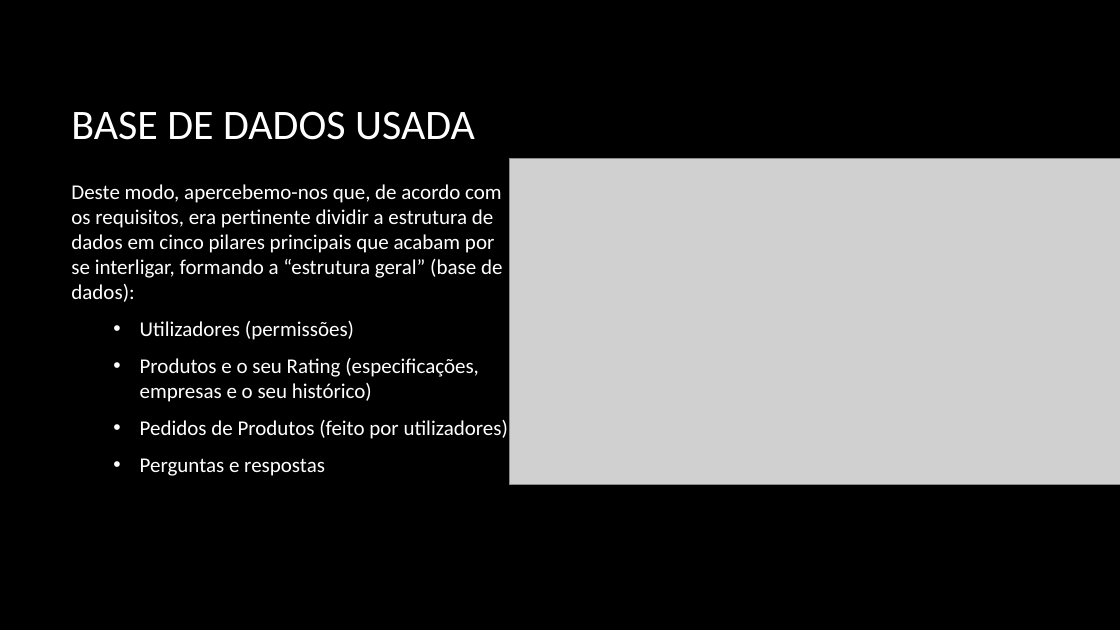
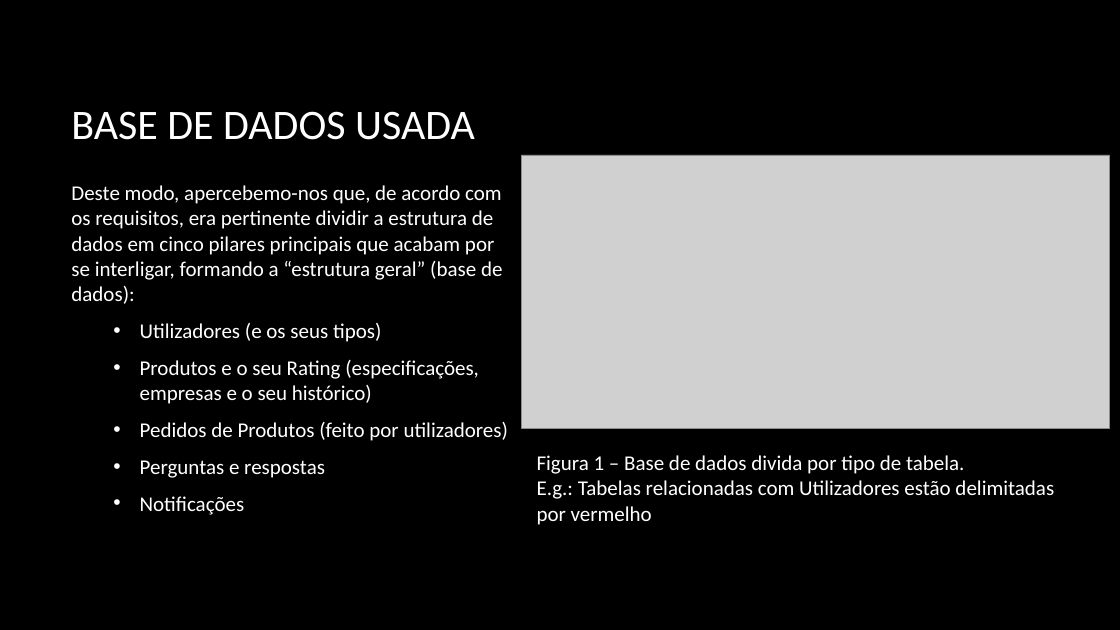
Before and after one commit to PolpEdu/Trabalho-Pr-ticpo, a slide deck: slide 4 of Trabalho prático.pptx. Drawn at 1120x630 pixels with LibreOffice and Linux fonts; fonts in the diff are those of the drawing; grey boxes stand for pictures; background and template pictures are left out. Boxes give left, top, right and bottom in pixels: in the first picture for what was removed or moved away, otherwise in the second. Text is boxed around its words. In the diff, an @@ line names an element or a change of style, - is before the commit and + after.

```diff
--- a/Trabalho prático.pptx
+++ b/Trabalho prático.pptx
@@ picture: place and size @@
-picture at (510,158,1120,485)
+picture at (522,155,1109,429)
@@ text at (140,323,381,342): text changed @@
-  • Utilizadores (permissões)
+  • Utilizadores (e os seus tipos)
@@ text added at (537,455,1054,525), 18 pt, text #FFFFFF @@
+Figura 1 – Base de dados divida por tipo de tabela.
+E.g.: Tabelas relacionadas com Utilizadores estão delimitadas por vermelho
@@ text at (140,496,245,515): paragraph added @@
+  • Notificações
```
Also in this commit, not shown: 10 other slides changed, 3 slides added, 4 other files.
